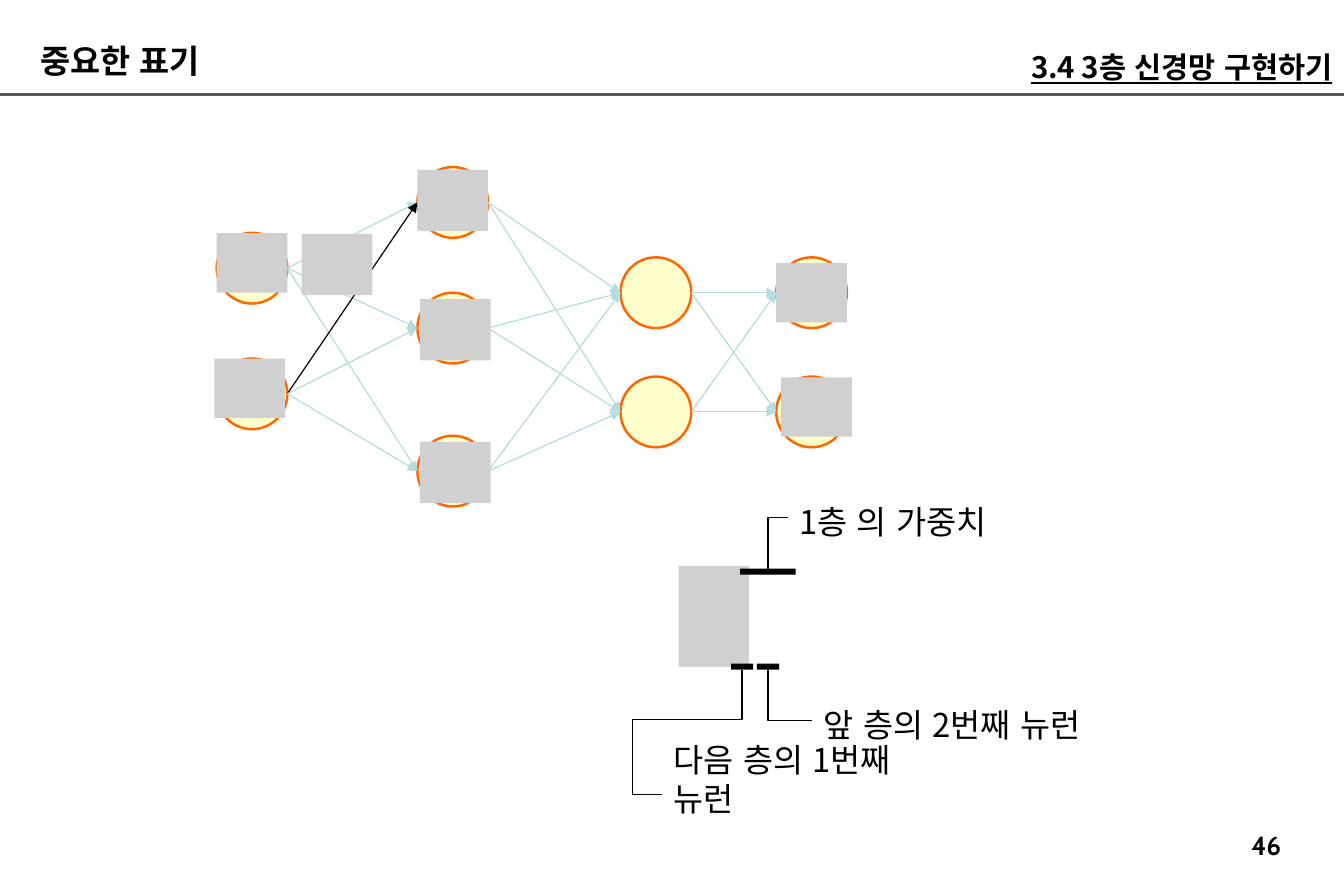
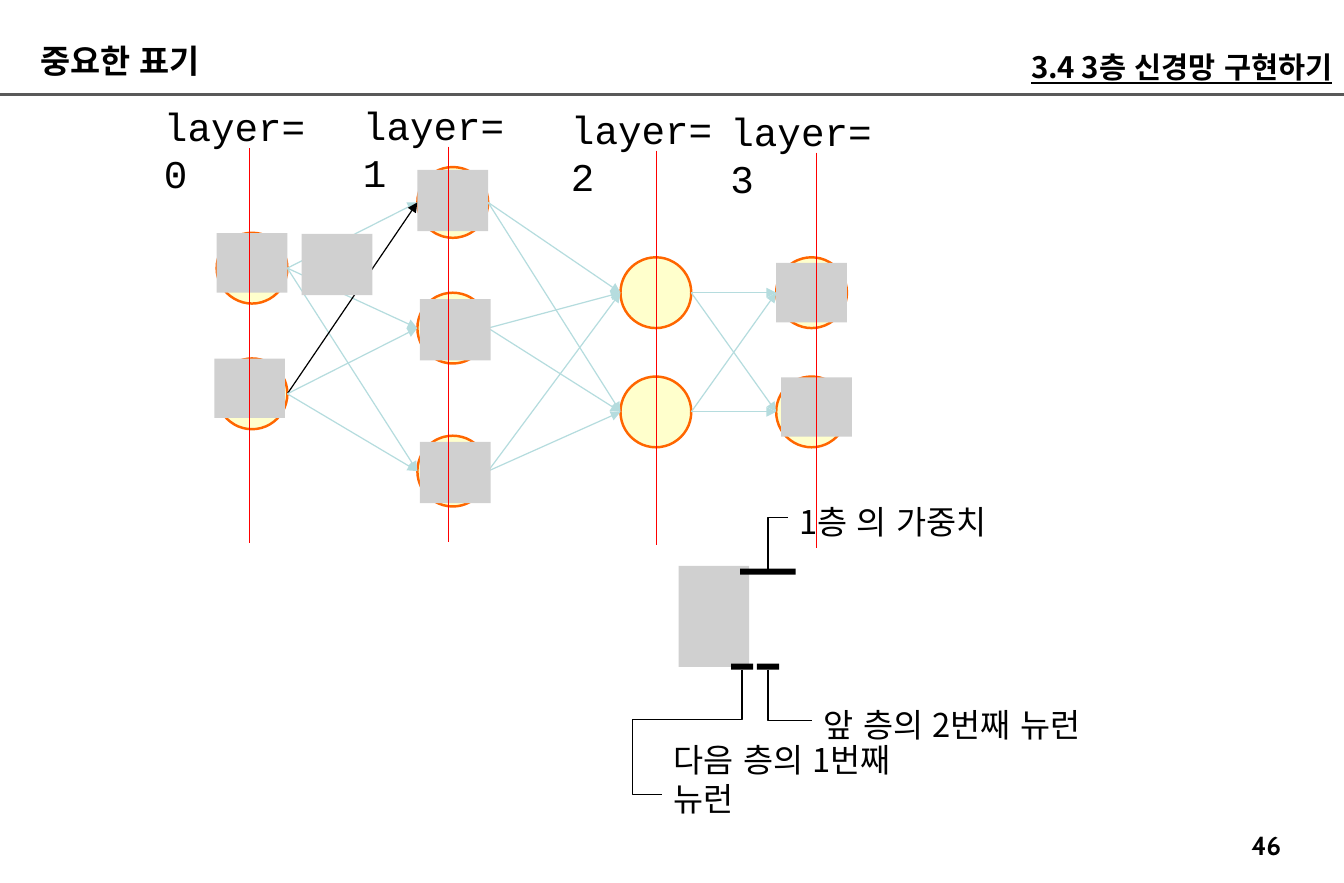
Before and after one commit to imguru-mooc/AI_Basic, a slide deck: slide 46 of 인공지능_2(판서).pptx. Drawn at 1344x883 pixels with LibreOffice and Linux fonts; fonts in the diff are those of the drawing; grey boxes stand for pictures. Boxes give left, top, right and bottom in pixels: in the first picture for what was removed or moved away, otherwise in the second. Text is boxed around its words. In the diff, an @@ line names an element or a change of style, - is before the commit and + after.

```diff
--- a/인공지능_2(판서).pptx
+++ b/인공지능_2(판서).pptx
@@ text added at (x1=164, y1=113, x2=305, y2=189), 24 pt, text #000000 @@
+layer=0
@@ text added at (x1=363, y1=112, x2=504, y2=187), 24 pt, text #000000 @@
+layer=1
@@ text added at (x1=571, y1=116, x2=712, y2=191), 24 pt, text #000000 @@
+layer=2
@@ text added at (x1=730, y1=118, x2=871, y2=194), 24 pt, text #000000 @@
+layer=3
@@ line added from (249, 148) to (249, 543), #FF0000 0.75 pt @@
@@ line added from (448, 147) to (448, 541), #FF0000 0.75 pt @@
@@ line added from (657, 151) to (657, 545), #FF0000 0.75 pt @@
@@ line added from (816, 153) to (816, 547), #FF0000 0.75 pt @@
```
Also in this commit, not shown: 6 other slides changed, 17 slides added.
